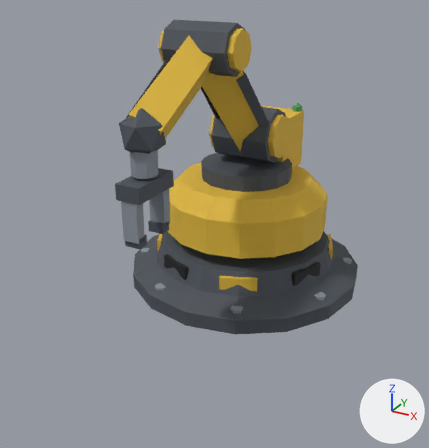
What one commit did to the glTF model public/models/terra/bras_t2.glb.
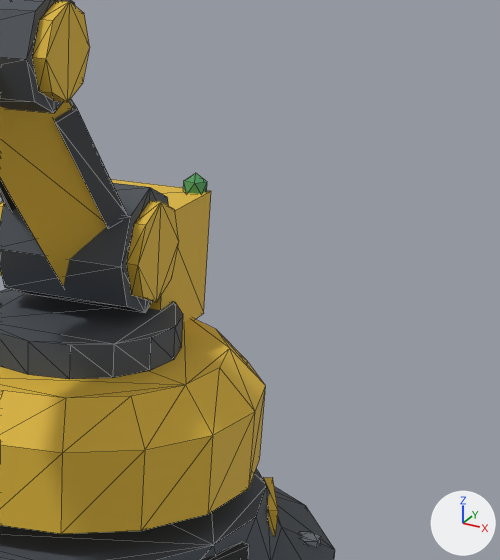
Each version is shown whole from a camera (50 mm lens) standing at (0.939, -1.96, 1.166) and looking at (-0.056, -0.151, 0.261), then close up on the part from 50% to 100% of the width and 6% to 60% of the height. Arrows for +X, +Y and +Z are at lower right; the lights stay in place. The first two pictures are the older version. The close-ups show mesh edges as thin lines. Vertices at exactly the same position are counted once.

The scene before the commit, as lines of its bpy script (objects in view):
```python
me_socle_acier_014 = bpy.data.meshes.new('socle_acier.014')
me_socle_acier_014.from_pydata(...)  # a 6-sided cylinder along z spanning x 0.358..0.396, y 0.134..0.178, z 0.055..0.079; a 6-sided cylinder along z spanning x 0.137..0.175, y 0.355..0.399, z 0.055..0.079; a 6-sided cylinder along z spanning x -0.175..-0.137, y 0.355..0.399, z 0.055..0.079; a 6-sided cylinder along z spanning x -0.396..-0.358, y 0.134..0.178, z 0.055..0.079; a 6-sided cylinder along z spanning x -0.396..-0.358, y -0.178..-0.134, z 0.055..0.079; a 6-sided cylinder along z spanning x -0.175..-0.137, y -0.399..-0.355, z 0.055..0.079; a 6-sided cylinder along z spanning x 0.137..0.175, y -0.399..-0.355, z 0.055..0.079; a 6-sided cylinder along z spanning x 0.358..0.396, y -0.178..-0.134, z 0.055..0.079
me_socle_acier_014.materials.append(mat_acier)  # grey #8a929c
me_socle_noir_014 = bpy.data.meshes.new('socle_noir.014')
me_socle_noir_014.from_pydata(...)  # 32 vertices, 48 faces; spans x -0.344..0.344, y -0.344..0.344, z 0.11..0.157
me_socle_noir_014.materials.append(mat_noir)  # black #18191c
me_tourelle_jaune_004 = bpy.data.meshes.new('tourelle_jaune.004')
me_tourelle_jaune_004.from_pydata(...)  # 88 vertices, 148 faces; spans x -0.13..0.13, y -0.691..0.275, z 0.408..0.992
me_tourelle_jaune_004.materials.append(mat_jaune)  # yellow #e0b83a
ob_socle_acier_006 = bpy.data.objects.new('socle_acier.006', me_socle_acier_014)
ob_socle_acier_006.location = (0.0, 0.0, 0.0)
ob_socle_noir_006 = bpy.data.objects.new('socle_noir.006', me_socle_noir_014)
ob_socle_noir_006.location = (0.0, 0.0, 0.0)
ob_tourelle_jaune_002 = bpy.data.objects.new('tourelle_jaune.002', me_tourelle_jaune_004)
ob_tourelle_jaune_002.location = (0.0, 0.0, 0.0)
# also in view: 'tourelle_corps.004' at (0.0, 0.0, 0.318); 'socle_embase.004' at (0.0, 0.0, 0.086); 'tourelle_acier_sombre.006' at (0.0, -0.231, 0.71)
```
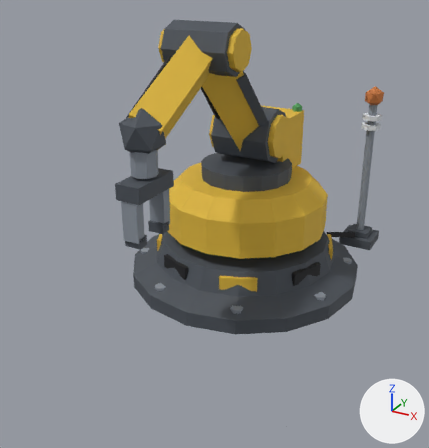
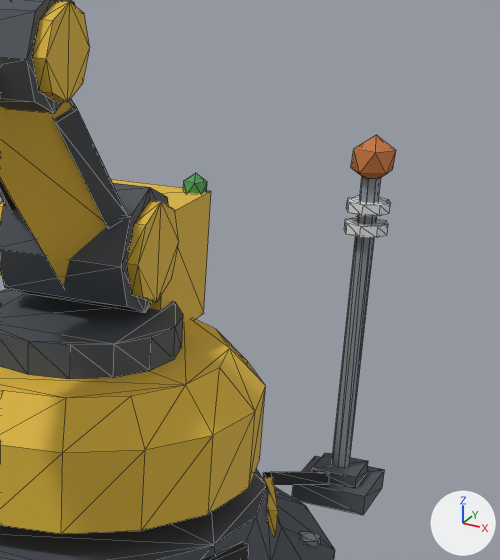
Edits to the scene script, one JSON object a line:
```json
{"op": "add", "block": "mat_cuivre", "code": ["mat_cuivre = principled_material('cuivre')", "mat_cuivre.base_color = (0.552, 0.175, 0.0437)  # orange #c4743b", "mat_cuivre.roughness = 0.75"]}
{"op": "add", "block": "mat_blanc", "code": ["mat_blanc = principled_material('blanc')", "mat_blanc.base_color = (0.738, 0.768, 0.807)  # white #dfe3e8", "mat_blanc.roughness = 0.75"]}
{"block": "me_socle_acier_014", "where": "# used by ob_socle_acier_006; location = (0.0, 0.0, 0.0)"}
{"op": "remove", "block": "me_socle_acier_014", "code": "me_socle_acier_014.from_pydata(...)  # 96 vertices, 160 faces; spans x -0.396..0.396, y -0.399..0.399, z 0.055..0.079"}
{"op": "add", "block": "me_socle_acier_014", "code": "me_socle_acier_014.from_pydata(...)  # 112 vertices, 188 faces; spans x -0.396..0.396, y -0.399..0.535, z 0.055..0.628"}
{"block": "me_socle_acier_014", "change": "me_socle_acier_014 part 1: a new loose piece, an 8-sided cylinder along z spanning x 0.312..0.347, y 0.501..0.535, z 0.063..0.628, in mat_acier (grey #8a929c)"}
{"block": "me_socle_noir_014", "where": "# used by ob_socle_noir_006; location = (0.0, 0.0, 0.0)"}
{"op": "remove", "block": "me_socle_noir_014", "code": "me_socle_noir_014.from_pydata(...)  # 32 vertices, 48 faces; spans x -0.344..0.344, y -0.344..0.344, z 0.11..0.157"}
{"op": "add", "block": "me_socle_noir_014", "code": "me_socle_noir_014.from_pydata(...)  # 40 vertices, 60 faces; spans x -0.344..0.344, y -0.344..0.481, z 0.032..0.157"}
{"block": "me_socle_noir_014", "change": "me_socle_noir_014 part 2"}
{"block": "me_socle_noir_014", "change": "8 vertices are added at x 0.223..0.326, y 0.344..0.481, z 0.032..0.094"}
{"block": "me_socle_noir_014", "change": "12 new faces join them"}
{"op": "add", "block": "me_socle_cuivre_012", "code": ["me_socle_cuivre_012 = bpy.data.meshes.new('socle_cuivre.012')", "me_socle_cuivre_012.from_pydata(...)  # an icosphere of 20 faces spanning x 0.2911..0.3683, y 0.4814..0.5548, z 0.6162..0.7026", "me_socle_cuivre_012.materials.append(mat_cuivre)  # orange #c4743b"]}
{"op": "add", "block": "me_socle_blanc_012", "code": ["me_socle_blanc_012 = bpy.data.meshes.new('socle_blanc.012')", "me_socle_blanc_012.from_pydata(...)  # an 8-sided cylinder along z spanning x 0.2904..0.369, y 0.4789..0.5574, z 0.526..0.5456; an 8-sided cylinder along z spanning x 0.2904..0.369, y 0.4789..0.5574, z 0.5652..0.5848", "me_socle_blanc_012.materials.append(mat_blanc)  # white #dfe3e8"]}
{"op": "add", "block": "me_socle_acier_sombre_018", "code": ["me_socle_acier_sombre_018 = bpy.data.meshes.new('socle_acier_sombre.018')", "me_socle_acier_sombre_018.from_pydata(...)  # a box spanning x 0.259..0.4004, y 0.4475..0.5888, z 0.0..0.0392; a box spanning x 0.2865..0.3729, y 0.4749..0.5613, z 0.0392..0.0628", "me_socle_acier_sombre_018.materials.append(mat_acier_sombre)  # dark grey #4a5058"]}
{"op": "add", "block": "ob_socle_cuivre_004", "code": ["ob_socle_cuivre_004 = bpy.data.objects.new('socle_cuivre.004', me_socle_cuivre_012)", "ob_socle_cuivre_004.location = (0.0, 0.0, 0.0)"]}
{"op": "add", "block": "ob_socle_blanc_004", "code": ["ob_socle_blanc_004 = bpy.data.objects.new('socle_blanc.004', me_socle_blanc_012)", "ob_socle_blanc_004.location = (0.0, 0.0, 0.0)"]}
{"op": "add", "block": "ob_socle_acier_sombre_006", "code": ["ob_socle_acier_sombre_006 = bpy.data.objects.new('socle_acier_sombre.006', me_socle_acier_sombre_018)", "ob_socle_acier_sombre_006.location = (0.0, 0.0, 0.0)"]}
```

Boxes [x1, y1, x2, y2] around the edits, measured in the close-ups (500 x 560 px):
```json
{"object": "socle_acier.006", "change": "reshaped", "before": [301, 531, 321, 547], "after": [301, 177, 381, 547], "on screen": "mostly hidden before"}
{"object": "socle_acier_sombre.006", "change": "added", "after": [292, 452, 385, 515]}
{"object": "socle_cuivre.004", "change": "added", "after": [351, 135, 396, 179], "on screen": "orange"}
{"object": "socle_blanc.004", "change": "added", "after": [344, 196, 391, 238]}
{"object": "socle_noir.006", "change": "reshaped", "before": [199, 542, 249, 560], "after": [199, 472, 329, 560]}
{"part": 1, "of": "me_socle_acier_014", "change": "added", "after": [332, 177, 381, 468]}
{"part": 2, "of": "me_socle_noir_014", "change": "added", "after": [263, 472, 329, 485], "on screen": "black"}
```
